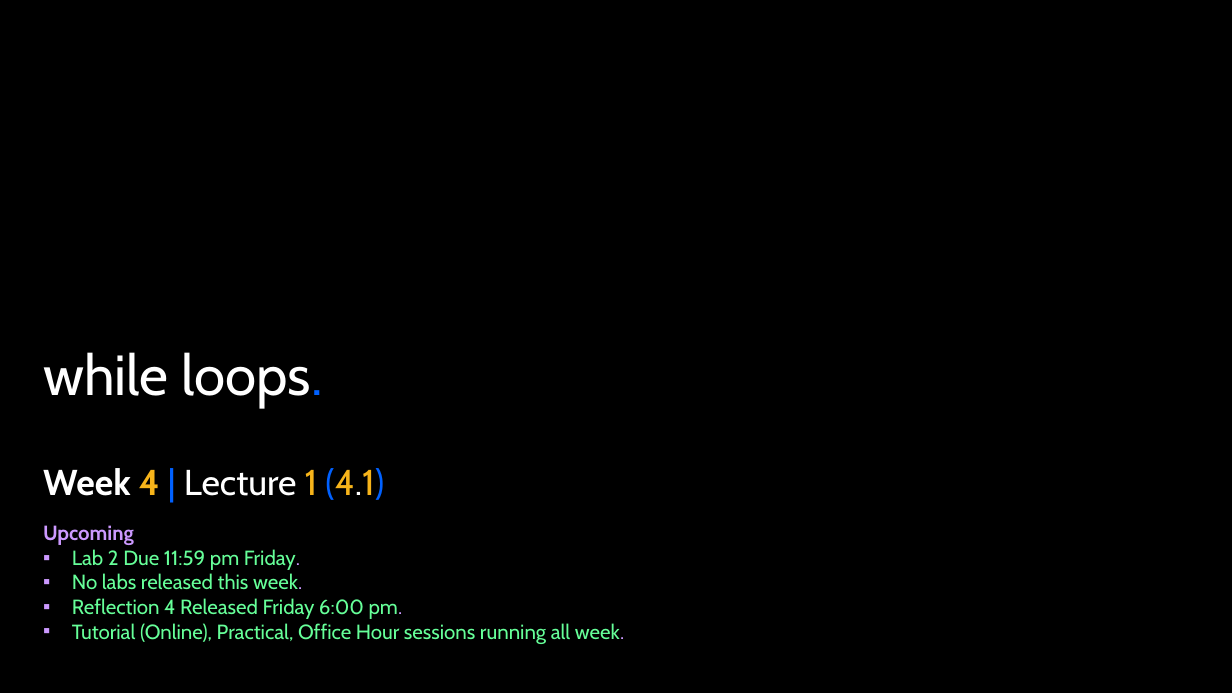
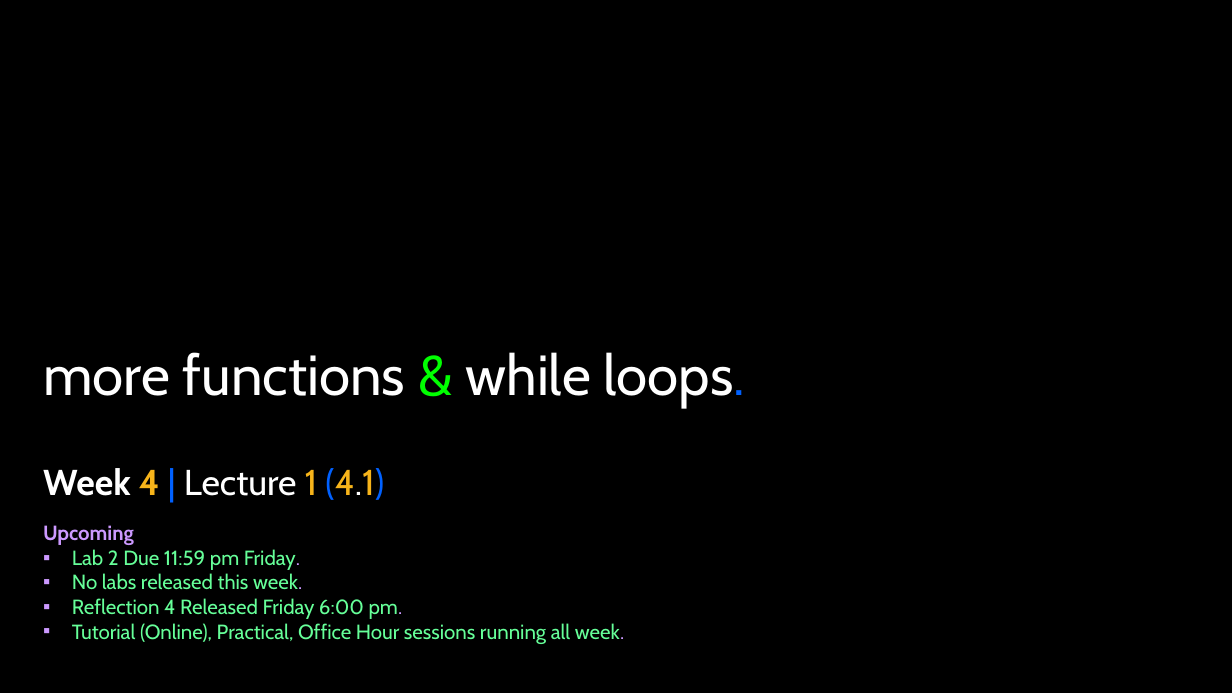
Before and after one commit to APS106/APS106-winter-2026-goodfellow-sutton, a slide deck: slide 80 of lectures/week4/lecture1/slides/week4_lecture1.pptx. Drawn at 1232x693 pixels with LibreOffice and Linux fonts; fonts in the diff are those of the drawing; background and template pictures are left out. Boxes give left, top, right and bottom in pixels: in the first picture for what was removed or moved away, otherwise in the second. Text is boxed around its words. In the diff, an @@ line names an element or a change of style, - is before the commit and + after.

```diff
--- a/lectures/week4/lecture1/slides/week4_lecture1.pptx
+++ b/lectures/week4/lecture1/slides/week4_lecture1.pptx
@@ title at [43,352,746,408]: text changed @@
-while loops.
+more functions & while loops.
```
Also in this commit, not shown: 1 other slide changed, 11 other files.
